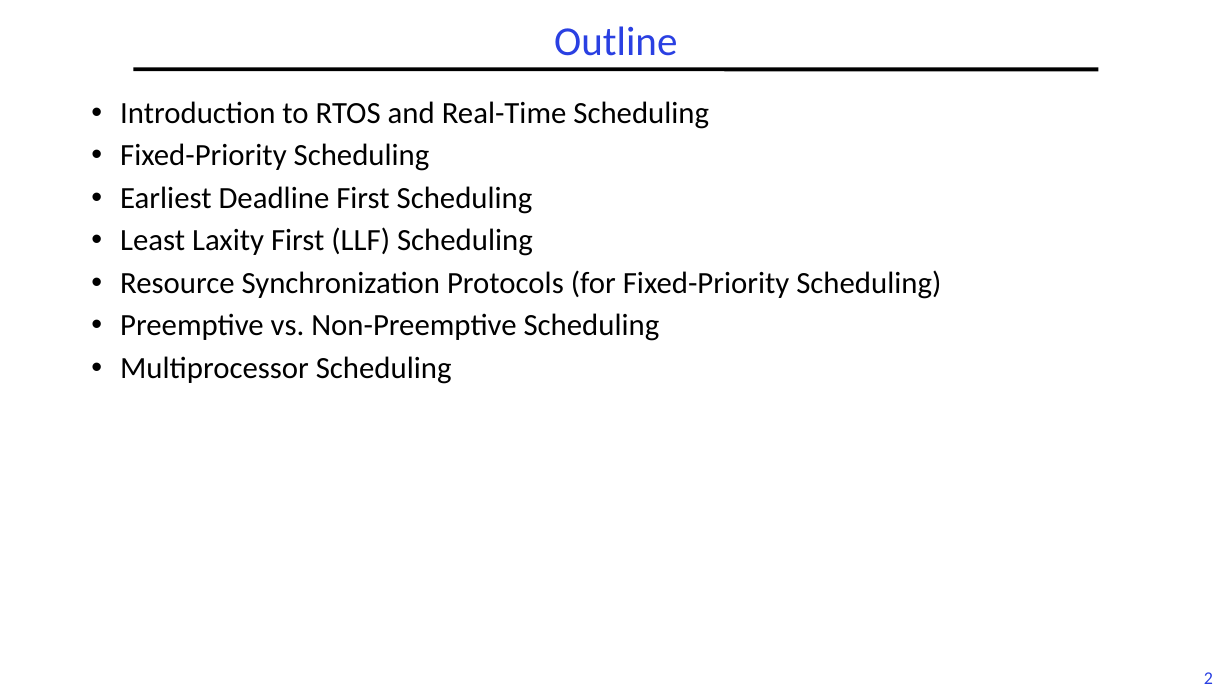
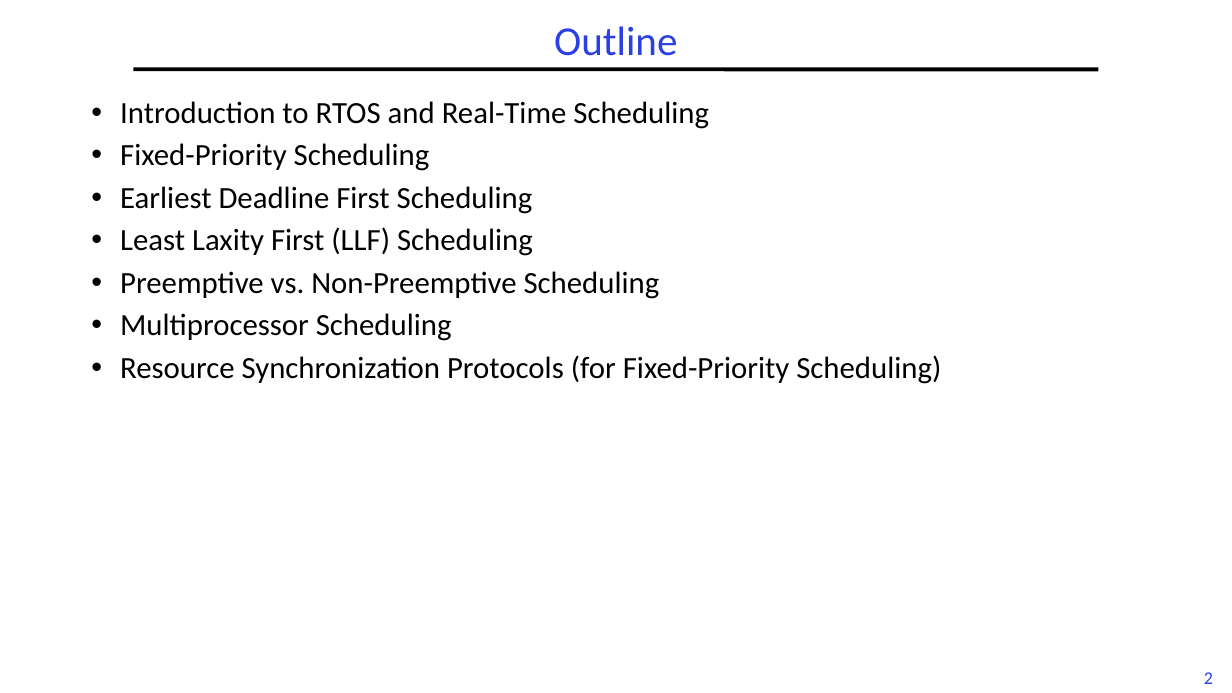
Before and after one commit to guhofstra/CSC256Fa25, a slide deck: slide 2 of PPTs/L6-RTScheduling.pptx. Drawn at 1232x693 pixels with LibreOffice and Linux fonts; fonts in the diff are those of the drawing. Boxes give left, top, right and bottom in pixels: in the first picture for what was removed or moved away, otherwise in the second. Text is boxed around its words. In the diff, an @@ line names an element or a change of style, - is before the commit and + after.

```diff
--- a/PPTs/L6-RTScheduling.pptx
+++ b/PPTs/L6-RTScheduling.pptx
@@ text at [120, 270, 941, 299]: paragraph removed @@
-• Resource Synchronization Protocols (for Fixed-Priority Scheduling)
@@ text at [120, 355, 941, 384]: paragraph added @@
+• Resource Synchronization Protocols (for Fixed-Priority Scheduling)
```
Also in this commit, not shown: 2 other slides changed, 1 slide added, 1 other file.
